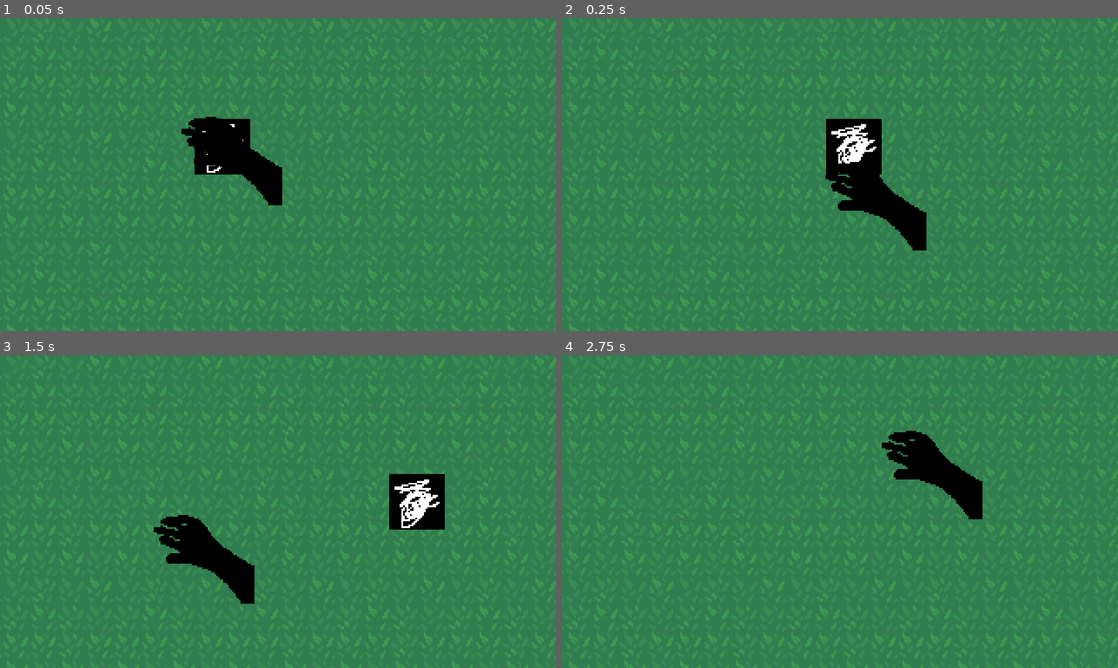
Above: before the commit, frames 1-4 (two rows, left to right).
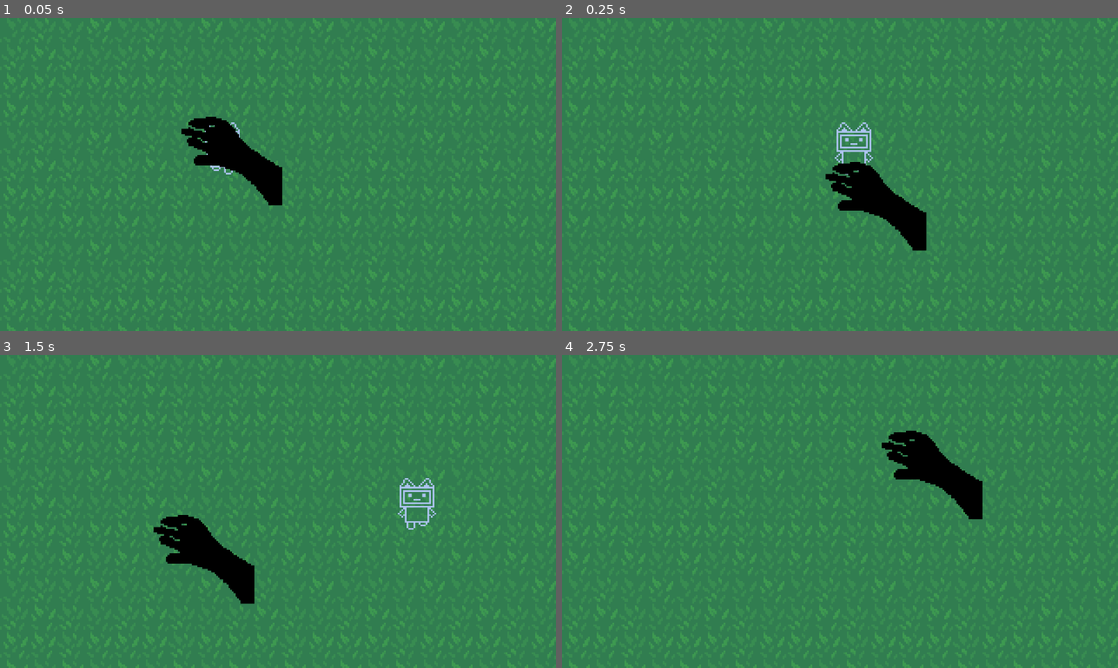
Above: after the commit, the same moments.

Repository: SonNguyen727/GRABGODOT
Game: Godot game, scene res://world.tscn
The game is run twice, just before and just after one commit, with the same random seed, the same clock (stepped at 60 frames per second) and the same inputs.
Inputs (mouse positions are in pixels of both pictures, inside the frame that each line leads up to):
- Up to frame 1 (0.05 s): no input
- Up to frame 2 (0.25 s): no input
- Up to frame 3 (1.5 s): move the mouse to (400, 495) at 0.52 s; press the mouse at (400, 495) at 0.53 s; tap Enter at 1.25 s; move the mouse to (166, 527) at 1.27 s; release the mouse at (166, 527) at 1.28 s; click (166, 527) at 1.35 s
- Up to frame 4 (2.75 s): move the mouse to (895, 442) at 2.02 s; press the mouse at (895, 442) at 2.03 s

The runs differ from the first frame. In frame 1, 0.5% of the frame differs, in the area x 35-45%, y 32-50%; in frame 2, 1.6%; in frame 3, 1.8%, in the area x 70-80%, y 38-56%; in frame 4, nothing differs.

Commit message:
2nd commit

Diff:
--- a/robot.gd
+++ b/robot.gd
@@ -5,12 +5,21 @@
 var grabbed = false
 var arm = null
 
+@onready var anim = $AnimatedSprite2D
+
 func _process(delta):
+
 	if grabbed and arm != null:
+
+		anim.play("idle")
+
 		global_position = global_position.lerp(
 			arm.global_position,
 			15 * delta
 		)
+
 		return
 
+	anim.play("moving")
+
 	position.x += speed * delta
--- a/robot.tscn
+++ b/robot.tscn
@@ -1,6 +1,30 @@
 [gd_scene format=3 uid="uid://duce1js2k5ycf"]
 
-[ext_resource type="Texture2D" uid="uid://b014cl6g6amej" path="res://player/player.png" id="1_3cn6f"]
+[ext_resource type="Texture2D" uid="uid://mkvrh8pwvk5h" path="res://art/Robot/chinhdien1.png" id="1_yhfw1"]
+[ext_resource type="Texture2D" uid="uid://deird0m3rfr8c" path="res://art/Robot/robotpng-export.png" id="2_ru5oq"]
+[ext_resource type="Texture2D" uid="uid://b6y4brwj4p4b7" path="res://art/Robot/Sprite-0001.png" id="3_7xofo"]
+
+[sub_resource type="SpriteFrames" id="SpriteFrames_yyxj1"]
+animations = [{
+"frames": [{
+"duration": 1.0,
+"texture": ExtResource("1_yhfw1")
+}],
+"loop": false,
+"name": &"idle",
+"speed": 5.0
+}, {
+"frames": [{
+"duration": 1.0,
+"texture": ExtResource("2_ru5oq")
+}, {
+"duration": 1.0,
+"texture": ExtResource("3_7xofo")
+}],
+"loop": true,
+"name": &"moving",
+"speed": 7.0
+}]
 
 [sub_resource type="RectangleShape2D" id="RectangleShape2D_3cn6f"]
 size = Vector2(32, 32)
@@ -9,9 +33,9 @@
 position = Vector2(110, 46)
 disable_mode = 2
 
-[node name="Sprite2D" type="Sprite2D" parent="." unique_id=1680686774]
-texture = ExtResource("1_3cn6f")
-hframes = 4
+[node name="AnimatedSprite2D" type="AnimatedSprite2D" parent="." unique_id=1210448428]
+sprite_frames = SubResource("SpriteFrames_yyxj1")
+animation = &"idle"
 
 [node name="CollisionShape2D" type="CollisionShape2D" parent="." unique_id=1711849170]
 shape = SubResource("RectangleShape2D_3cn6f")
Not shown, added: art/Gạch/gach1.png.import
Not shown, added: art/Gạch/gach10.png.import
Not shown, added: art/Gạch/gach2.png.import
Not shown, added: art/Gạch/gach3.png.import
Not shown, added: art/Gạch/gach4.png.import
Not shown, added: art/Gạch/gach5.png.import
Not shown, added: art/Gạch/gach6.png.import
Not shown, added: art/Gạch/gach8.png.import
Not shown, added: art/Gạch/gach9.png.import
Not shown, added: art/Robot/Sprite-0001.png.import
Not shown, added: art/Robot/chinhdien1.png.import
Not shown, added: art/Robot/robotpng-export.png.import
(and 9 more such lines)
